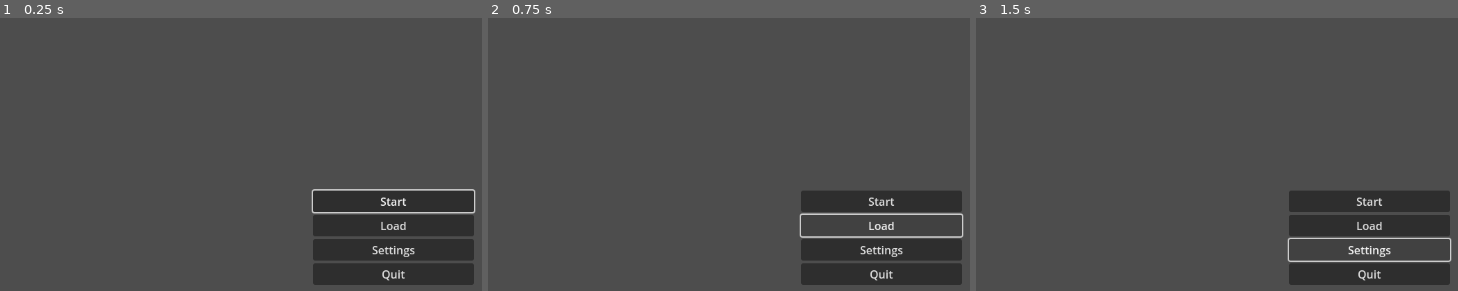
Above: before the commit, frames 1-3 (left to right).
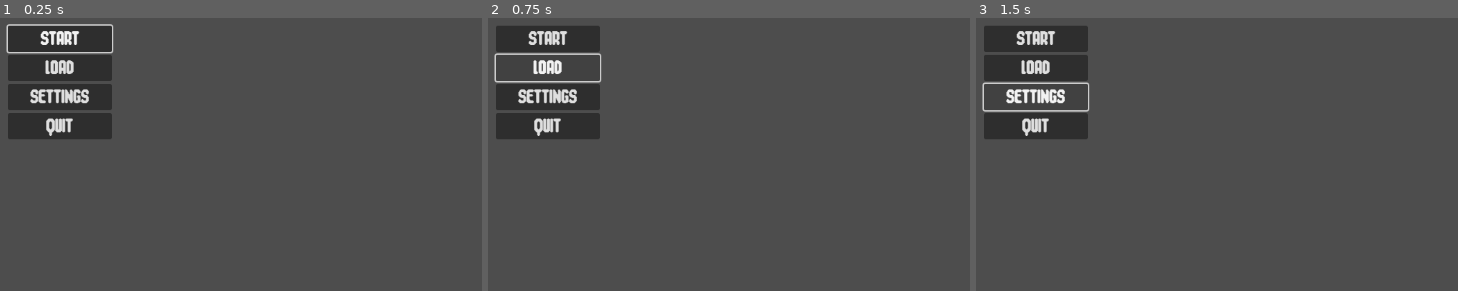
Above: after the commit, the same moments.

Repository: Andrej-Dusa/IronDystopia
Game: Godot game, scene res://Menus/MainMenu.tscn
Same seed, same stepped clock (60 frames per second), same inputs: the game is played once before the commit and once after it.
Inputs:
- Up to frame 1 (0.25 s): no input
- Up to frame 2 (0.75 s): click "Load" (after the commit: "LOAD") at 0.5 s
- Up to frame 3 (1.5 s): click "Settings" (after the commit: "SETTINGS") at 1.25 s

The runs differ from the first frame. In frame 1, 19% of the frame differs, in the area x 1-99%, y 2-98%; in frame 2, 15%; in frame 3, 15%.

Commit message:
added fonts

Diff:
--- a/Menus/MainMenu.tscn
+++ b/Menus/MainMenu.tscn
@@ -1,6 +1,7 @@
-[gd_scene load_steps=2 format=3 uid="uid://cb52noek1uu5t"]
+[gd_scene load_steps=3 format=3 uid="uid://cb52noek1uu5t"]
 
 [ext_resource type="Script" path="res://Menus/main_menu.gd" id="1_d6ng2"]
+[ext_resource type="FontFile" uid="uid://c4m7n43txsndc" path="res://assets/Jazzy_HuitBits.ttf" id="2_ha7sb"]
 
 [node name="MainMenu" type="Control"]
 layout_mode = 3
@@ -13,41 +14,46 @@
 
 [node name="VBoxContainer" type="VBoxContainer" parent="."]
 layout_mode = 1
-anchors_preset = 7
-anchor_left = 0.5
-anchor_top = 1.0
-anchor_right = 0.5
-anchor_bottom = 1.0
-offset_left = -116.0
-offset_top = -168.0
-offset_right = 116.0
-offset_bottom = -32.0
-grow_horizontal = 2
-grow_vertical = 0
+anchors_preset = 4
+anchor_top = 0.5
+anchor_bottom = 0.5
+offset_left = 20.0
+offset_top = -82.0
+offset_right = 170.0
+offset_bottom = 82.0
+grow_vertical = 2
 
 [node name="StartButton" type="Button" parent="VBoxContainer"]
 layout_mode = 2
 focus_neighbor_top = NodePath("../QuitButton")
 focus_neighbor_bottom = NodePath("../LoadButton")
-text = "Start"
+theme_override_fonts/font = ExtResource("2_ha7sb")
+theme_override_font_sizes/font_size = 30
+text = "START"
 
 [node name="LoadButton" type="Button" parent="VBoxContainer"]
 layout_mode = 2
 focus_neighbor_top = NodePath("../StartButton")
 focus_neighbor_bottom = NodePath("../SettingsButton")
-text = "Load"
+theme_override_fonts/font = ExtResource("2_ha7sb")
+theme_override_font_sizes/font_size = 30
+text = "LOAD"
 
 [node name="SettingsButton" type="Button" parent="VBoxContainer"]
 layout_mode = 2
 focus_neighbor_top = NodePath("../LoadButton")
 focus_neighbor_bottom = NodePath("../QuitButton")
-text = "Settings"
+theme_override_fonts/font = ExtResource("2_ha7sb")
+theme_override_font_sizes/font_size = 30
+text = "SETTINGS"
 
 [node name="QuitButton" type="Button" parent="VBoxContainer"]
 layout_mode = 2
 focus_neighbor_top = NodePath("../SettingsButton")
 focus_neighbor_bottom = NodePath("../StartButton")
-text = "Quit"
+theme_override_fonts/font = ExtResource("2_ha7sb")
+theme_override_font_sizes/font_size = 30
+text = "QUIT"
 
 [connection signal="pressed" from="VBoxContainer/StartButton" to="." method="_on_start_button_pressed"]
 [connection signal="pressed" from="VBoxContainer/LoadButton" to="." method="_on_load_button_pressed"]
Binary file added: assets/Crumbled-Pixels.ttf
Not shown, added: assets/Crumbled-Pixels.ttf.import
Binary file added: assets/Jazzy_HuitBits.ttf
Not shown, added: assets/Jazzy_HuitBits.ttf.import
Not shown, added: assets/Terms.txt
Binary file added: assets/bulkypixels/BULKYPIX.TTF
Not shown, added: assets/bulkypixels/BULKYPIX.TTF.import
Not shown, added: assets/bulkypixels/read me!.txt
Not shown, added: assets/license.txt
Not shown, added: assets/readme.txt
